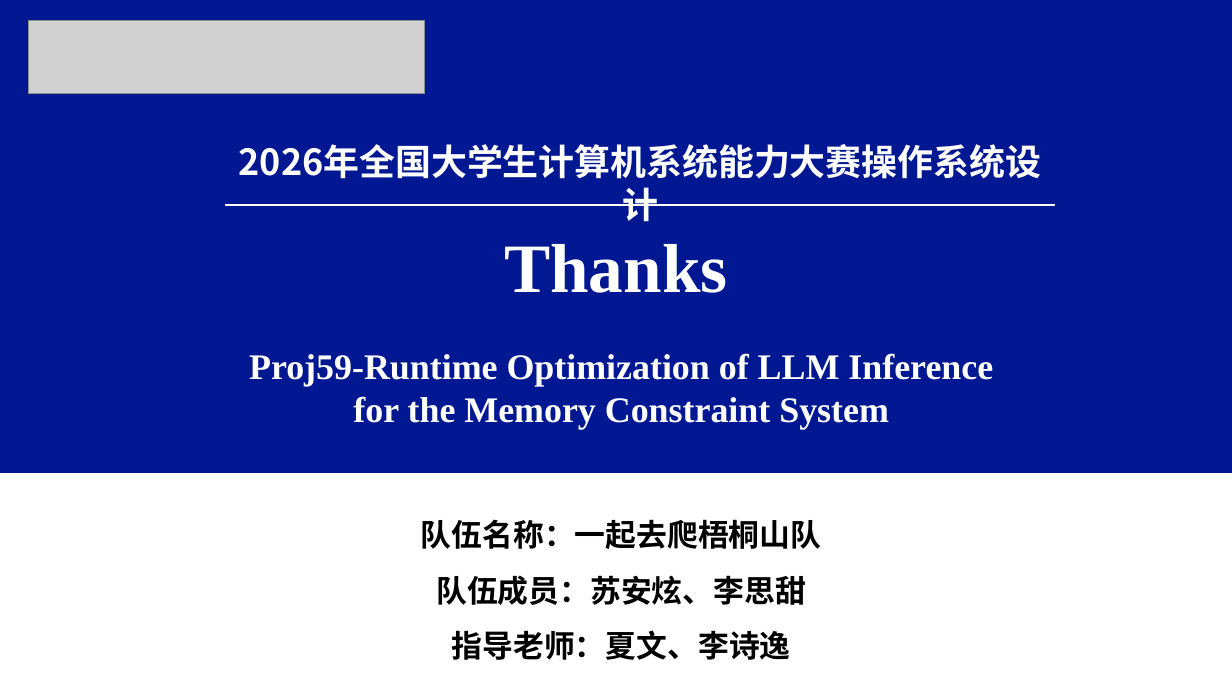
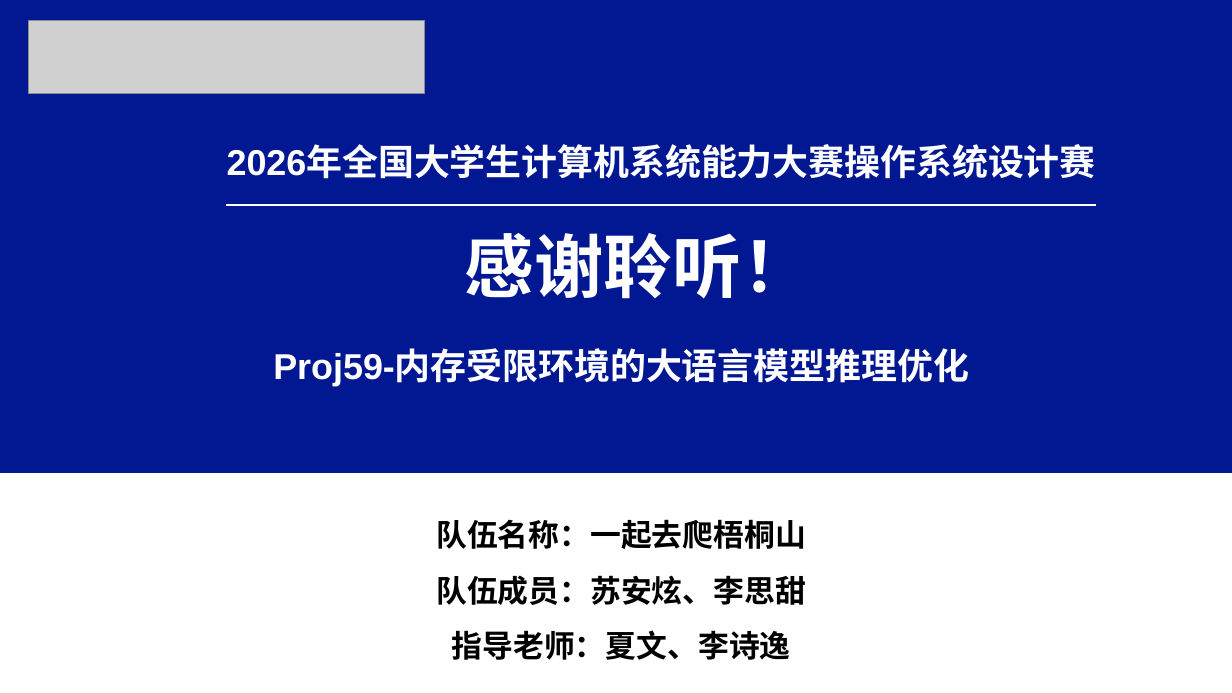
Before and after one commit to Leslie-1341/llama.cpp, a slide deck: slide 36 of docs/操作系统功能赛.pptx (slide 39 before the commit). Drawn at 1232x693 pixels with LibreOffice and Linux fonts; fonts in the diff are those of the drawing; grey boxes stand for pictures. Boxes give left, top, right and bottom in pixels: in the first picture for what was removed or moved away, otherwise in the second. Text is boxed around its words. In the diff, an @@ line names an element or a change of style, - is before the commit and + after.

```diff
--- a/docs/操作系统功能赛.pptx
+++ b/docs/操作系统功能赛.pptx
@@ text at box(227, 147, 1096, 179): text changed; font Noto Sans CJK SC to Arial @@
-2026年全国大学生计算机系统能力大赛操作系统设计
+2026年全国大学生计算机系统能力大赛操作系统设计赛
@@ line moved from (226, 205) - (1055, 205) to (226, 205) - (1097, 205) @@
@@ text at box(465, 233, 811, 299): text changed; font Times New Roman to Arial @@
-Thanks
+感谢聆听！
@@ text at box(273, 351, 969, 386): text changed; font Times New Roman to Arial @@
-Proj59-Runtime Optimization of LLM Inference for the Memory Constraint System
+Proj59-内存受限环境的大语言模型推理优化
@@ text at box(436, 519, 806, 549): text changed; font Noto Sans CJK SC to Arial @@
-队伍名称：一起去爬梧桐山队
+队伍名称：一起去爬梧桐山
```
Also in this commit, not shown: 27 other slides changed, 8 slides added, 11 slides removed, 3 other files.
